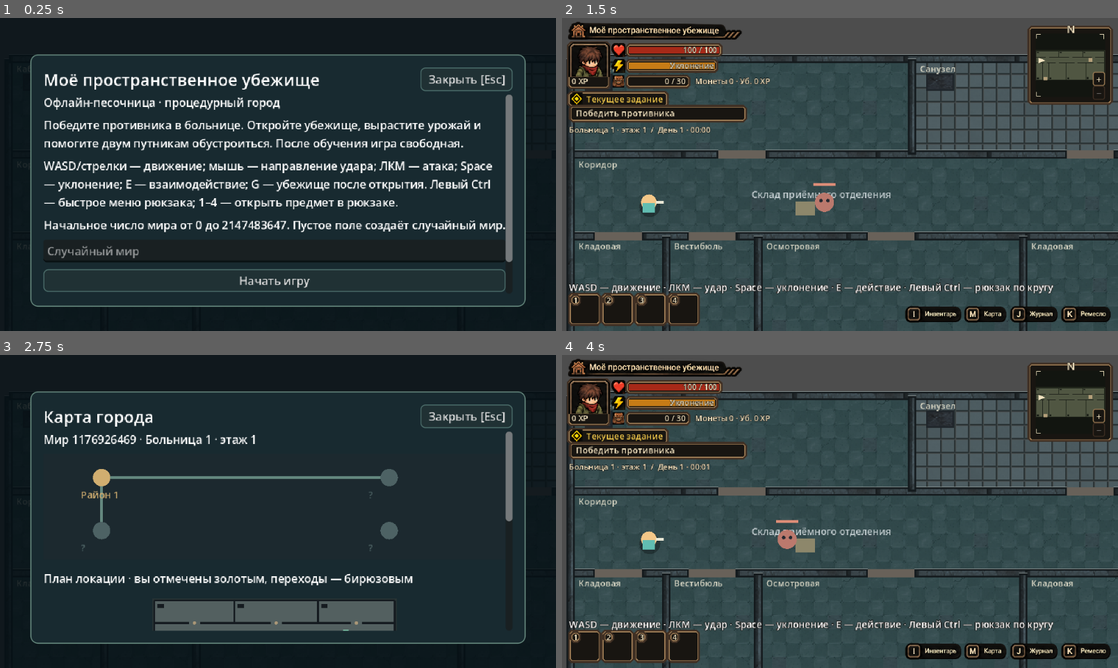
Above: before the commit, frames 1-4 (two rows, left to right).
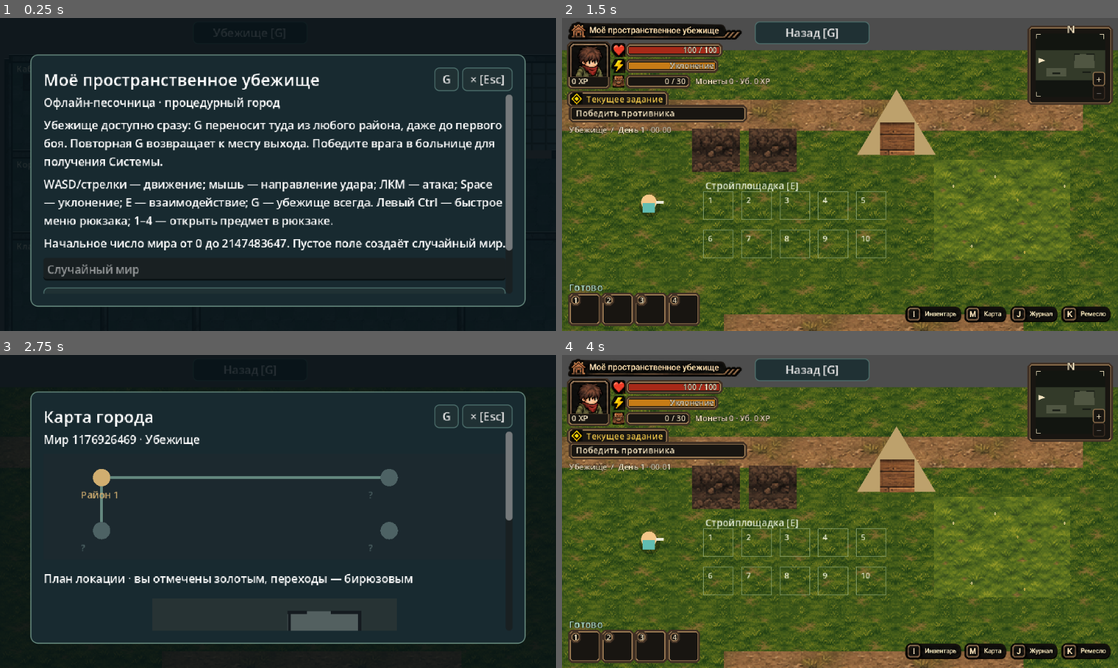
Above: after the commit, the same moments.

Repository: AndreyCokol/My_shelter
Game: Godot game, scene res://game/scenes/main/playable.tscn
Two runs of this game, one before a commit and one after it. Both use one fixed random seed, a clock stepped at 60 frames per second and the inputs below.
Inputs (mouse positions are in pixels of both pictures, inside the frame that each line leads up to):
- Up to frame 1 (0.25 s): no input
- Up to frame 2 (1.5 s): click (812, 33) at 0.5 s, where only the run after the commit has a clickable "Убежище [G]"; click (1006, 80) at 1.25 s, where only the run after the commit has a clickable "G"
- Up to frame 3 (2.75 s): click (422, 652) at 2 s
- Up to frame 4 (4 s): click (812, 370) at 2.75 s, where only the run after the commit has a clickable "Назад [G]"; click "Закрыть [Esc]" (after the commit: "× [Esc]") at 3.5 s

The runs differ from the first frame. In frame 1, 12% of the frame differs, in the area x 7-93%, y 15-89%; in frame 2, 79%, in the area x 0-100%, y 1-100%; in frame 3, 3.8%; in frame 4, 79%.

Commit message:
feat(ui): add always-available Shelter action to radial HUD and modal

Diff:
--- a/game/ui/game_ui.gd
+++ b/game/ui/game_ui.gd
@@ -28,6 +28,8 @@
 var hud: ExplorationHUD
 var radial: RadialMenu
 var radial_pause_token := 0
+var shelter_nav_button: Button
+var shelter_modal_button: Button
 var notice: Label
 var modal: ColorRect
 var body: VBoxContainer
@@ -71,6 +73,14 @@
 	hud.panel_requested.connect(open_panel)
 	hud.slot_requested.connect(open_quick_slot)
 	add_child(hud)
+	# Always-visible control between title and top-right minimap (640x360).
+	shelter_nav_button = button(self, "Убежище [G]", toggle_shelter)
+	shelter_nav_button.name = "ShelterQuickButton"
+	shelter_nav_button.position = Vector2(222, 4)
+	shelter_nav_button.size = Vector2(132, 25)
+	shelter_nav_button.focus_mode = Control.FOCUS_NONE
+	shelter_nav_button.icon = Art.icon("shelter")
+	shelter_nav_button.tooltip_text = "В убежище / вернуться к месту выхода [G]"
 	notice = Label.new()
 	add_child(notice)
 	notice.set_anchors_and_offsets_preset(Control.PRESET_BOTTOM_WIDE)
@@ -122,9 +132,16 @@
 	titlebar.add_child(heading_icon)
 	heading = Label.new()
 	heading.size_flags_horizontal = Control.SIZE_EXPAND_FILL
+	heading.clip_text = true
+	heading.text_overrun_behavior = TextServer.OVERRUN_TRIM_ELLIPSIS
 	heading.add_theme_font_size_override("font_size", 19)
 	titlebar.add_child(heading)
-	button(titlebar, "Закрыть [Esc]", close_panel)
+	shelter_modal_button = button(titlebar, "G", toggle_shelter)
+	shelter_modal_button.name = "ShelterModalButton"
+	shelter_modal_button.tooltip_text = "В убежище / вернуться к месту выхода [G]"
+	shelter_modal_button.focus_mode = Control.FOCUS_NONE
+	shelter_modal_button.icon = Art.icon("shelter")
+	button(titlebar, "× [Esc]", close_panel)
 	var scroll := ScrollContainer.new()
 	scroll.custom_minimum_size = Vector2(530, 220)
 	scroll.size_flags_vertical = Control.SIZE_EXPAND_FILL
@@ -204,6 +221,24 @@
 	inventory_container = "player"
 	inventory_selection = hud.items[index].instance_id if index >= 0 else ""
 	open_panel("inventory")
+
+# Release only UI-owned pause tokens; CoreSession still protects recovery and
+# failed durable transitions without partial changes to the world.
+func toggle_shelter() -> void:
+	var previous_panel: String = panel_id
+	var previous_radial: bool = radial.visible
+	if previous_radial:
+		close_radial()
+	if not previous_panel.is_empty():
+		close_panel()
+	var result: Dictionary = app.toggle_shelter()
+	if not result.get("ok", false):
+		if not previous_panel.is_empty():
+			open_panel(previous_panel)
+		elif previous_radial and app.running():
+			toggle_radial()
+		show_result(result)
+	update_hud()
 
 func run_command(kind: String, payload: Dictionary = {}) -> void:
 	# Release only this panel's token for the synchronous transaction; unrelated
@@ -253,6 +288,12 @@
 				objective = QUEST_TITLES[index]
 				break
 	hud.update_state(state, items, place, objective, next_exit)
+	var returning: bool = state.scene.current_scene_id == "shelter"
+	if is_instance_valid(shelter_nav_button):
+		shelter_nav_button.text = "Назад [G]" if returning else "Убежище [G]"
+		shelter_nav_button.tooltip_text = "Вернуться к месту выхода [G]" if returning else "Войти в убежище [G]"
+	if is_instance_valid(shelter_modal_button):
+		shelter_modal_button.tooltip_text = "Вернуться к месту выхода [G]" if returning else "Войти в убежище [G]"
 
 func _expedition_exit(state: Dictionary, target: String) -> String:
 	var manifest: Dictionary = state.world_states.layout
@@ -289,8 +330,8 @@
 	match panel_id:
 		"welcome":
 			line("Офлайн-песочница · процедурный город")
-			line("Победите противника в больнице. Откройте убежище, вырастите урожай и помогите двум путникам обустроиться. После обучения игра свободная.")
-			line("WASD/стрелки — движение; мышь — направление удара; ЛКМ — атака; Space — уклонение; E — взаимодействие; G — убежище после открытия. Левый Ctrl — быстрое меню рюкзака; 1–4 — открыть предмет в рюкзаке.")
+			line("Убежище доступно сразу: G переносит туда из любого района, даже до первого боя. Повторная G возвращает к месту выхода. Победите врага в больнице для получения Системы.")
+			line("WASD/стрелки — движение; мышь — направление удара; ЛКМ — атака; Space — уклонение; E — взаимодействие; G — убежище всегда. Левый Ctrl — быстрое меню рюкзака; 1–4 — открыть предмет в рюкзаке.")
 			if FileAccess.file_exists(app.save_location):
 				button(body, "Продолжить сохранённую игру", app.load_game)
 				button(body, "Новая игра…", open_panel.bind("new_confirm"))
@@ -332,7 +373,7 @@
 				line("Выходы")
 				for id in nodes[here].links:
 					line(("↩ " if arrival == "from_" + id else "• ") + nodes[id].label)
-				if here == "shelter" and arrival == "default":
+				if here == "shelter":
 					line("G — вернуться в «%s»" % nodes[state.scene.return_scene_id].label)
 				var expedition: Dictionary = state.quests.get("expedition", {})
 				if not expedition.is_empty() and not expedition.claimed and not expedition.target.is_empty():
